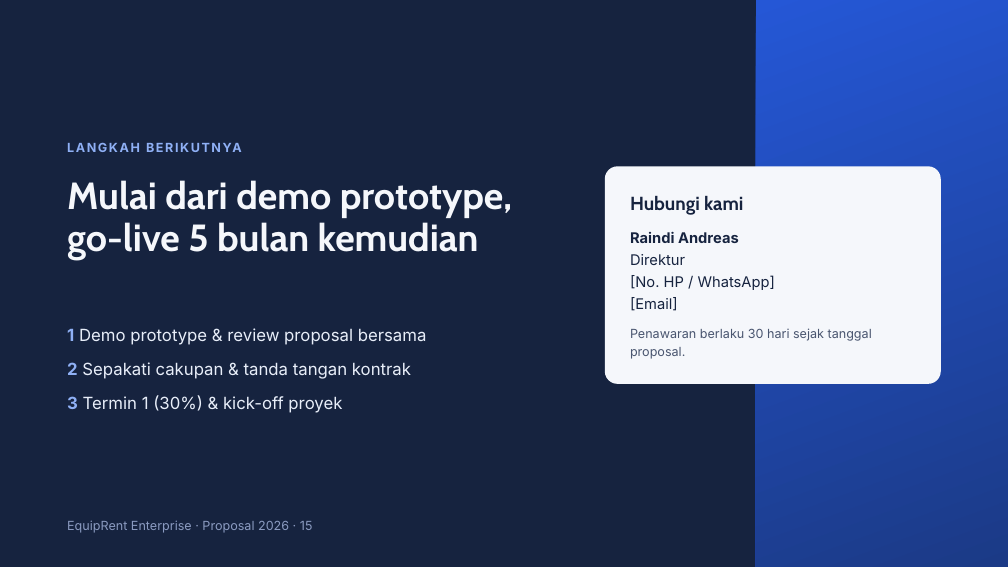
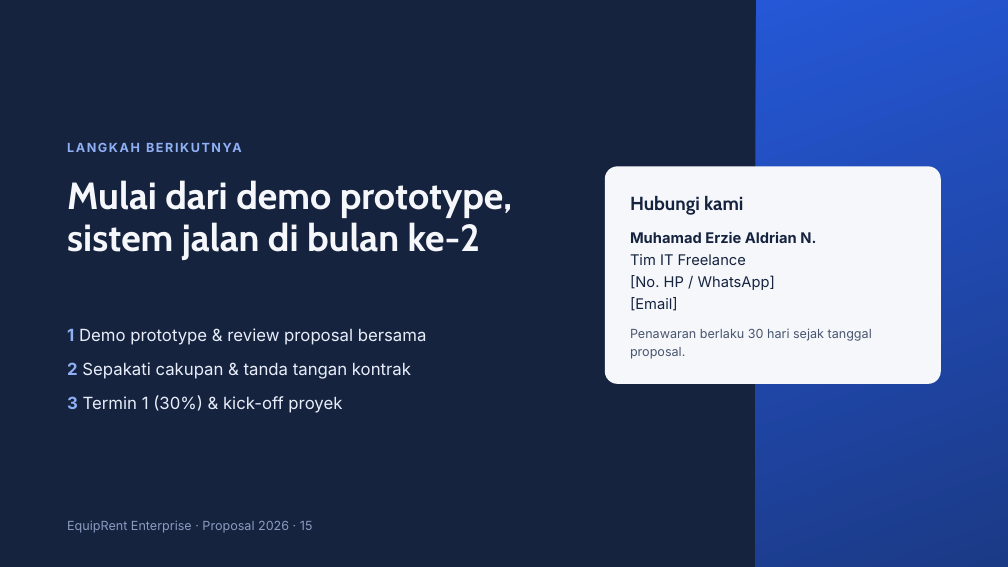
Before and after one commit to erziealdrian02/tkn-rent-revamp, a slide deck: slide 15 of equiprent-enterprise/excel/Proposal EquipRent Enterprise.pptx. Drawn at 1008x567 pixels with LibreOffice and Linux fonts; fonts in the diff are those of the drawing. Boxes give left, top, right and bottom in pixels: in the first picture for what was removed or moved away, otherwise in the second. Text is boxed around its words. In the diff, an @@ line names an element or a change of style, - is before the commit and + after.

```diff
--- a/equiprent-enterprise/excel/Proposal EquipRent Enterprise.pptx
+++ b/equiprent-enterprise/excel/Proposal EquipRent Enterprise.pptx
@@ title at (x1=67, y1=180, x2=512, y2=260): text changed @@
-Mulai dari demo prototype, go-live 5 bulan kemudian
+Mulai dari demo prototype, sistem jalan di bulan ke-2
@@ text at (x1=630, y1=231, x2=816, y2=265): text changed @@
-Raindi Andreas
-Direktur
+Muhamad Erzie Aldrian N.
+Tim IT Freelance
```
Also in this commit, not shown: 8 other slides changed, 2 other files.
